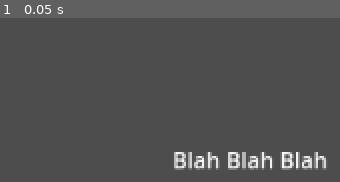
Above: before the commit, frame 1.
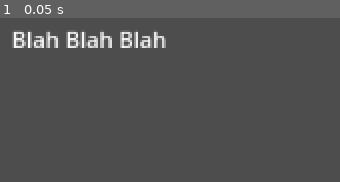
Above: after the commit, the same moment.

Repository: AndreiBondad/brass-game-project
Game: Godot game, scene res://scenes/main_game_scene.tscn
Two runs of this game, one before a commit and one after it. Both use one fixed random seed, a clock stepped at 60 frames per second and the inputs below. The project has no main scene, so this scene is started directly.
Inputs:
- Up to frame 1 (0.05 s): no input

The runs differ from the first frame. In frame 1, 5.4% of the frame differs, in the area x 3-96%, y 8-93%.

Commit message:
moved rich text label again

Diff:
--- a/scenes/main_game_scene.tscn
+++ b/scenes/main_game_scene.tscn
@@ -10,8 +10,8 @@
 
 [node name="RichTextLabel" type="RichTextLabel" parent="."]
 layout_mode = 0
-offset_left = 345.0
-offset_top = 186.0
-offset_right = 862.0
-offset_bottom = 479.0
+offset_left = 229.0
+offset_top = 99.0
+offset_right = 746.0
+offset_bottom = 392.0
 text = "Blah Blah Blah"
